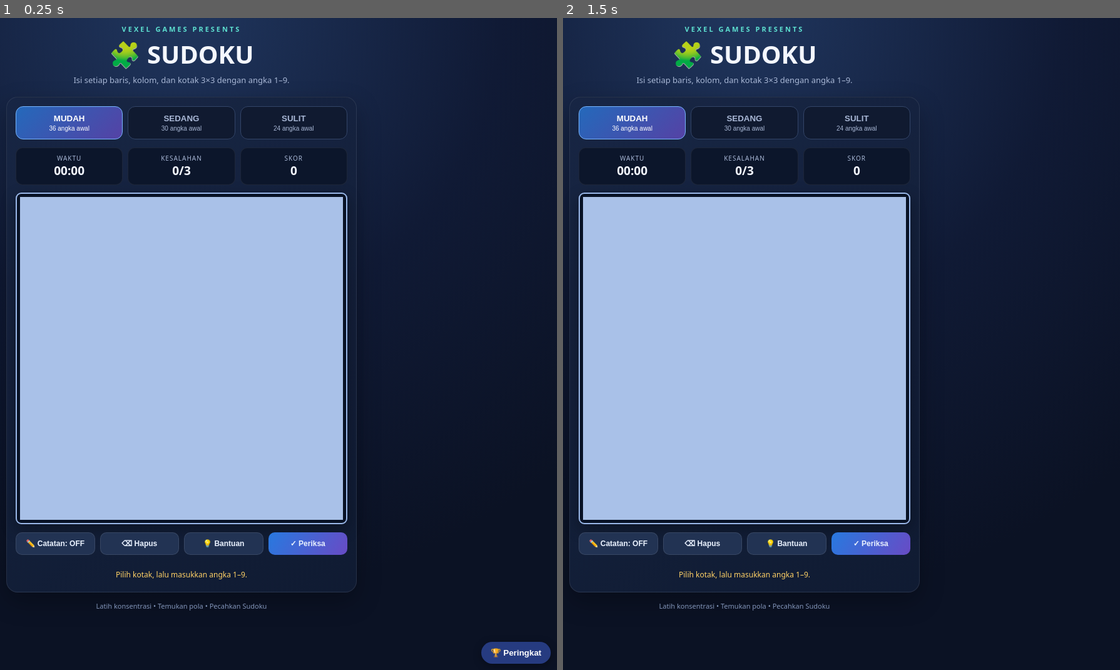
Above: before the commit, frames 1-2 (left to right).
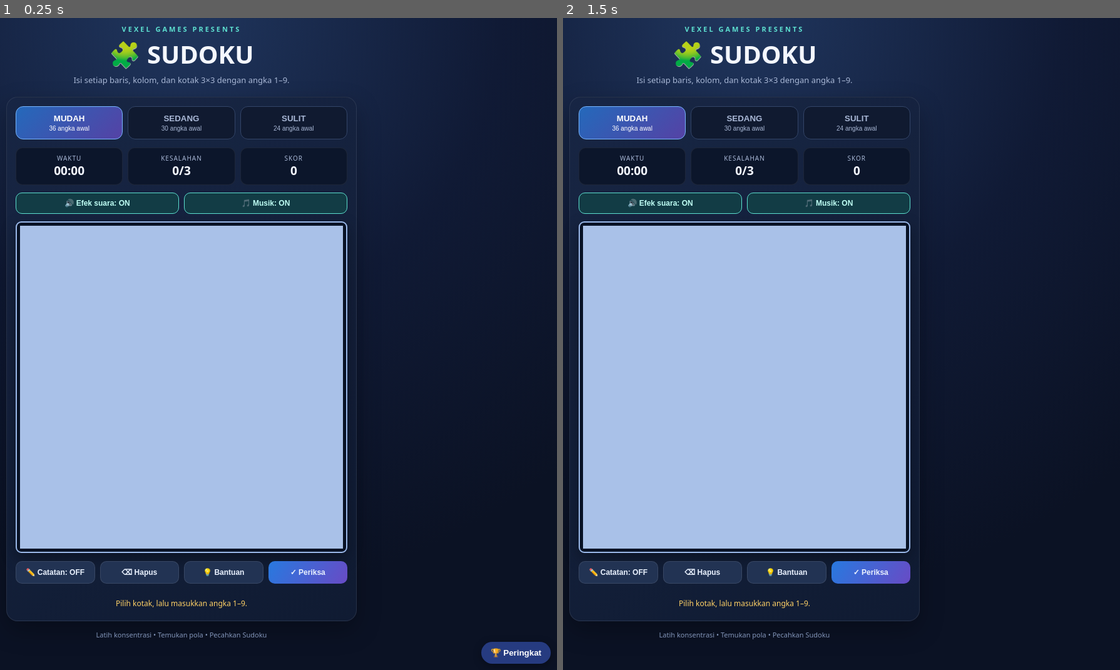
Above: after the commit, the same moments.

Repository: vexelkang-cell/gamepai
Game: browser game, page games/sudoku/index.html
Same seed, same stepped clock (60 frames per second), same inputs: the game is played once before the commit and once after it.
Inputs (mouse positions are in pixels of both pictures, inside the frame that each line leads up to; where the layout moved, square brackets give the same spot in the first picture):
- Up to frame 1 (0.25 s): no input
- Up to frame 2 (1.5 s): click (746, 389) [746, 357] at 0.27 s; tap Space at 1.1 s

The runs differ from the first frame. In frame 1, 8.5% of the frame differs, in the area x 1-65%, y 26-96%; in frame 2, 8.5%.
Error in both runs: SyntaxError: Invalid or unexpected token

Commit message:
Add visible sound and music controls to Sudoku

Diff:
--- a/games/sudoku/index.html
+++ b/games/sudoku/index.html
@@ -32,6 +32,7 @@
 <button class="level" data-level="hard">SULIT<small>24 angka awal</small></button>
 </div>
 <div class="stats"><div class="stat"><small>WAKTU</small><b id="timer">00:00</b></div><div class="stat"><small>KESALAHAN</small><b id="mistakes">0/3</b></div><div class="stat"><small>SKOR</small><b id="score">0</b></div></div>
+<div class="audio-controls"><button class="audio-toggle active" id="soundToggle" type="button" aria-pressed="true">🔊 Efek suara: ON</button><button class="audio-toggle active" id="musicToggle" type="button" aria-pressed="true">🎵 Musik: ON</button></div>
 <div class="board-wrap"><div id="board" role="grid" aria-label="Papan Sudoku"></div></div>
 <div class="actions">
 <button class="action" id="notes">✏️ Catatan: OFF</button><button class="action" id="erase">⌫ Hapus</button><button class="action" id="hint">💡 Bantuan</button><button class="action primary" id="check">✓ Periksa</button>
